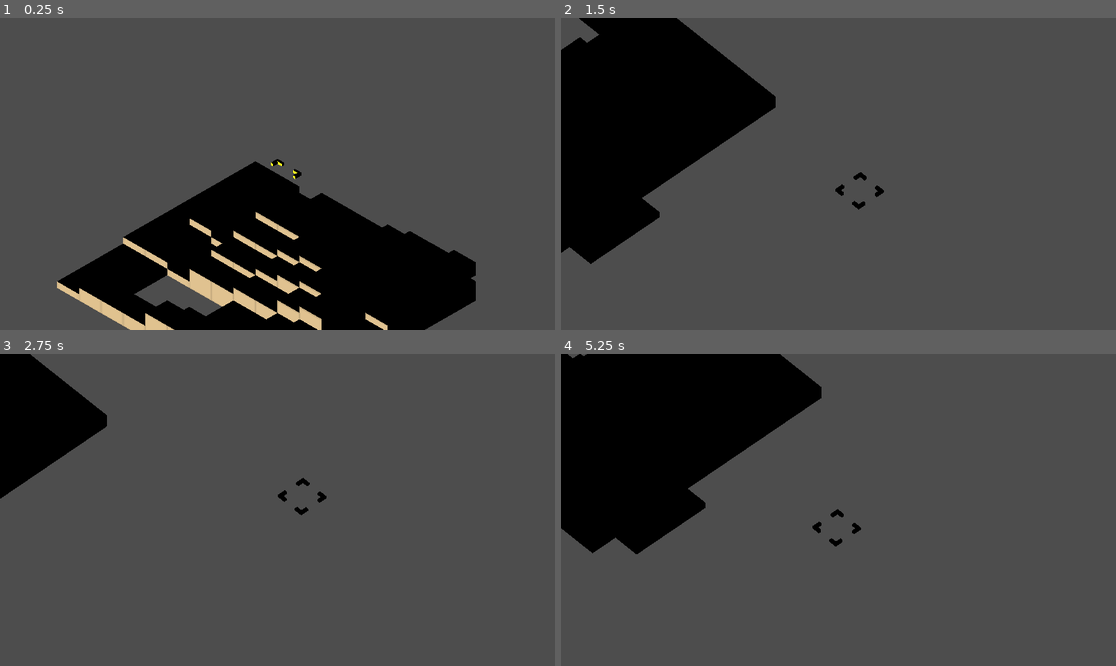
Above: before the commit, frames 1-4 (two rows, left to right).
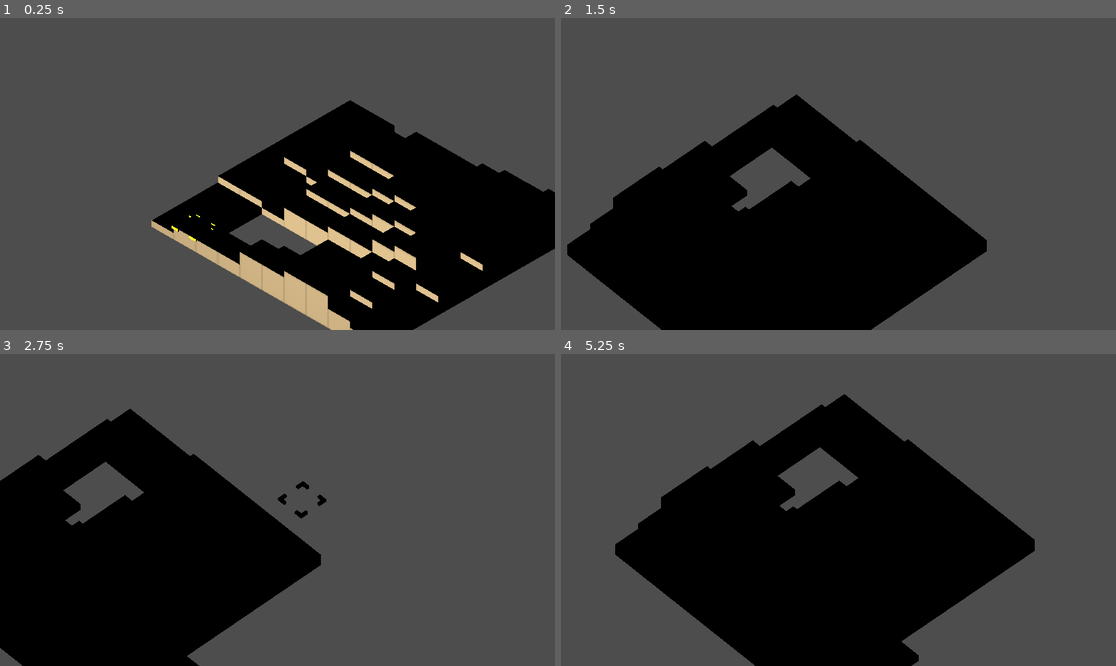
Above: after the commit, the same moments.

Repository: CarlosEpiStats/liquid-fire-tactics
Game: Godot game, scene res://Scenes/Battle.tscn
Same seed, same stepped clock (60 frames per second), same inputs: the game is played once before the commit and once after it.
Inputs (mouse positions are in pixels of both pictures, inside the frame that each line leads up to):
- Up to frame 1 (0.25 s): no input
- Up to frame 2 (1.5 s): tap Enter (fire_1) at 0.5, 1.35 s; move the mouse to (960, 158) at 0.52 s; hold Right (move_right) 0.53-1.28 s; hold Right mouse button (camera_activate) 0.53-1.28 s; move the mouse to (727, 189) at 1.27 s; hold Down (move_down) from 1.28 s (still down)
- Up to frame 3 (2.75 s): move the mouse to (333, 441) at 2.02 s; release Down (move_down) at 2.03 s; hold Right (move_right) from 2.03 s (still down); tap Shift (fire_2) at 2.1 s
- Up to frame 4 (5.25 s): move the mouse to (810, 572) at 2.77 s; release Right (move_right) at 2.78 s; hold Up (move_up) 2.78-3.53 s; tap Mouse wheel down (zoom_down) at 2.85 s; move the mouse to (1005, 556) at 3.52 s; hold Left (move_left) 3.53-5.03 s; tap Mouse wheel up (zoom_up) at 3.6 s; move the mouse to (672, 463) at 4.27 s; right-click (672, 463) at 4.35 s; move the mouse to (866, 510) at 5.02 s; hold Down (move_down) from 5.03 s (still down); tap Enter (fire_1) at 5.1 s

The runs differ from the first frame. In frame 1, 28% of the frame differs, in the area x 10-100%, y 26-100%; in frame 2, 48%; in frame 3, 35%; in frame 4, 55%, in the area x 0-86%, y 0-100%.

Commit message:
State Machine - 04

Diff:
--- a/Scenes/Battle.tscn
+++ b/Scenes/Battle.tscn
@@ -1,18 +1,32 @@
-[gd_scene load_steps=6 format=3 uid="uid://delq86m0lvplv"]
+[gd_scene load_steps=8 format=3 uid="uid://delq86m0lvplv"]
 
 [ext_resource type="Script" uid="uid://djvnewx62p2f7" path="res://Scripts/Controller/BattleController.gd" id="1_wvl2i"]
 [ext_resource type="Script" uid="uid://bscdcyds5oxfs" path="res://Scripts/Controller/InputController.gd" id="2_1samx"]
+[ext_resource type="Script" uid="uid://dvyd2iybfjbei" path="res://Scripts/Common/State Machine/StateMachine.gd" id="2_p46lj"]
 [ext_resource type="Script" uid="uid://dm43sfqwj8ovs" path="res://Scripts/PreProduction/BoardCreator.gd" id="2_vr6xi"]
+[ext_resource type="Script" uid="uid://2k7dlyi65gvi" path="res://Scripts/Controller/Battle States/InitBattleState.gd" id="3_c5ef4"]
 [ext_resource type="Script" uid="uid://bsj5ybfxsdejl" path="res://Scripts/Controller/CameraController.gd" id="4_p46lj"]
-[ext_resource type="Script" uid="uid://c0qgtw38vogj3" path="res://Scripts/Test/Test.gd" id="5_p46lj"]
+[ext_resource type="Script" uid="uid://bfqsrjh8w0q7v" path="res://Scripts/Controller/Battle States/MoveTargetState.gd" id="4_u22qb"]
 
 [node name="Battle" type="Node3D"]
 
-[node name="Battle Controller" type="Node" parent="." node_paths=PackedStringArray("board", "inputController", "cameraController")]
+[node name="Battle Controller" type="Node" parent="." node_paths=PackedStringArray("board", "inputController", "cameraController", "stateMachine", "startState")]
 script = ExtResource("1_wvl2i")
 board = NodePath("Board")
 inputController = NodePath("Input Controller")
 cameraController = NodePath("Camera Controller")
+stateMachine = NodePath("State Machine")
+startState = NodePath("State Machine/Init Battle State")
+
+[node name="State Machine" type="Node" parent="Battle Controller"]
+script = ExtResource("2_p46lj")
+
+[node name="Init Battle State" type="Node" parent="Battle Controller/State Machine" node_paths=PackedStringArray("moveTargetState")]
+script = ExtResource("3_c5ef4")
+moveTargetState = NodePath("../Move Target State")
+
+[node name="Move Target State" type="Node" parent="Battle Controller/State Machine"]
+script = ExtResource("4_u22qb")
 
 [node name="Input Controller" type="Node" parent="Battle Controller"]
 script = ExtResource("2_1samx")
@@ -35,6 +49,3 @@
 transform = Transform3D(1, 0, 0, 0, 1, 0, 0, 0, 1, 0, 0, 10)
 projection = 1
 size = 10.0
-
-[node name="Test" type="Node" parent="Battle Controller"]
-script = ExtResource("5_p46lj")
--- /dev/null
+++ b/Scripts/Common/State Machine/State.gd
@@ -0,0 +1,17 @@
+extends Node
+class_name State
+
+func Enter():
+	AddListeners()
+
+func Exit():
+	RemoveListeners()
+
+func _exit_tree() -> void:
+	RemoveListeners()
+
+func AddListeners():
+	pass
+
+func RemoveListeners():
+	pass
--- /dev/null
+++ b/Scripts/Common/State Machine/StateMachine.gd
@@ -0,0 +1,16 @@
+extends Node
+class_name StateMachine
+
+var _currentState: State
+
+func ChangeState(newState: State) -> void:
+	if _currentState == newState:
+		return
+
+	if _currentState:
+		_currentState.Exit()
+
+	_currentState = newState
+
+	if _currentState:
+		_currentState.Enter()
--- /dev/null
+++ b/Scripts/Controller/Battle States/BattleState.gd
@@ -0,0 +1,44 @@
+extends State
+class_name BattleState
+
+var _owner: BattleController
+
+func _ready():
+	_owner = get_node("../../")
+
+func AddListeners():
+	_owner.inputController.moveEvent.connect(OnMove)
+	_owner.inputController.fireEvent.connect(OnFire)
+	_owner.inputController.quitEvent.connect(OnQuit)
+	_owner.inputController.cameraZoomEvent.connect(Zoom)
+	_owner.inputController.cameraRotateEvent.connect(Orbit)
+
+
+func RemoveListeners():
+	_owner.inputController.moveEvent.disconnect(OnMove)
+	_owner.inputController.fireEvent.disconnect(OnFire)
+	_owner.inputController.quitEvent.disconnect(OnQuit)
+	_owner.inputController.cameraZoomEvent.disconnect(Zoom)
+	_owner.inputController.cameraRotateEvent.disconnect(Orbit)
+
+
+func OnMove(e:Vector2i):
+	pass
+
+func OnFire(e:int):
+	pass
+
+func SelectTile(p:Vector2i):
+	if _owner.board.pos == p:
+		return
+
+	_owner.board.pos = p
+
+func OnQuit():
+	get_tree().quit()
+
+func Zoom(scroll: int):
+	pass
+
+func Orbit(direction: Vector2):
+	pass
--- /dev/null
+++ b/Scripts/Controller/Battle States/InitBattleState.gd
@@ -0,0 +1,16 @@
+extends BattleState
+@export var moveTargetState: State
+
+func Enter():
+	super()
+	Init()
+func Init():
+	var saveFile = _owner.board.savePath + _owner.board.fileName
+	_owner.board.LoadMap(saveFile)
+
+	var p:Vector2i = _owner.board.tiles.keys()[0]
+	SelectTile(p)
+
+	_owner.cameraController.setFollow(_owner.board.marker)
+
+	_owner.stateMachine.ChangeState(moveTargetState)
--- /dev/null
+++ b/Scripts/Controller/Battle States/MoveTargetState.gd
@@ -0,0 +1,14 @@
+extends BattleState
+
+func OnMove(e:Vector2i):
+	var rotatedPoint = _owner.cameraController.AdjustedMovement(e)
+	SelectTile(rotatedPoint + _owner.board.pos)
+
+func OnFire(e:int):
+	print("Fire: " + str(e))
+
+func Zoom(scroll: int):
+	_owner.cameraController.Zoom(scroll)
+
+func Orbit(direction: Vector2):
+	_owner.cameraController.Orbit(direction)
--- a/Scripts/Controller/BattleController.gd
+++ b/Scripts/Controller/BattleController.gd
@@ -4,3 +4,8 @@
 @export var board: BoardCreator
 @export var inputController: InputController
 @export var cameraController: CameraController
+@export var stateMachine: StateMachine
+@export var startState: State
+
+func _ready():
+	stateMachine.ChangeState(startState)
--- a/Scripts/Controller/CameraController.gd
+++ b/Scripts/Controller/CameraController.gd
@@ -1,7 +1,6 @@
 extends Node
 class_name CameraController
 
-var _owner: BattleController
 @export var _followSpeed: float = 3.0
 var _follow: Node3D
 var _minZoom = 5
@@ -10,21 +9,6 @@
 var _minPitch = -90
 var _maxPitch = 0
 
-func _ready():
-	_owner = get_node("../")
-	Zoom(0)
-	AddListeners()
-
-func _exit_tree():
-	RemoveListeners()
-
-func AddListeners():
-	_owner.inputController.cameraZoomEvent.connect(Zoom)
-	_owner.inputController.cameraRotateEvent.connect(Orbit)
-
-func RemoveListeners():
-	_owner.inputController.cameraZoomEvent.disconnect(Zoom)
-	_owner.inputController.cameraRotateEvent.disconnect(Orbit)
 
 func Zoom(scroll: int):
 	_zoom = clamp(_zoom + scroll,_minZoom, _maxZoom)
--- a/Scripts/Test/Test.gd
+++ /dev/null
@@ -1,35 +0,0 @@
-extends Node
-
-var _owner: BattleController
-
-func _ready() -> void:
-	_owner = get_node("../")
-
-	var saveFile = _owner.board.savePath + _owner.board.fileName
-	_owner.board.LoadMap(saveFile)
-
-	AddListeners()
-	_owner.cameraController.setFollow(_owner.board.marker)
-
-func _exit_tree() -> void:
-	RemoveListeners()
-
-func AddListeners():
-	_owner.inputController.moveEvent.connect(OnMove)
-	_owner.inputController.fireEvent.connect(OnFire)
-	_owner.inputController.quitEvent.connect(OnQuit)
-
-func RemoveListeners():
-	_owner.inputController.moveEvent.disconnect(OnMove)
-	_owner.inputController.fireEvent.disconnect(OnFire)
-	_owner.inputController.quitEvent.disconnect(OnQuit)
-
-func OnMove(e:Vector2i):
-	var rotatedPoint = _owner.cameraController.AdjustedMovement(e)
-	_owner.board.pos += rotatedPoint
-
-func OnFire(e: int):
-	print("Fire: " + str(e))
-
-func OnQuit():
-	get_tree().quit()
Not shown, added: Scripts/Common/State Machine/State.gd.uid
Not shown, added: Scripts/Common/State Machine/StateMachine.gd.uid
Not shown, added: Scripts/Controller/Battle States/BattleState.gd.uid
Not shown, added: Scripts/Controller/Battle States/InitBattleState.gd.uid
Not shown, added: Scripts/Controller/Battle States/MoveTargetState.gd.uid
Not shown, removed: Scripts/Test/Test.gd.uid
